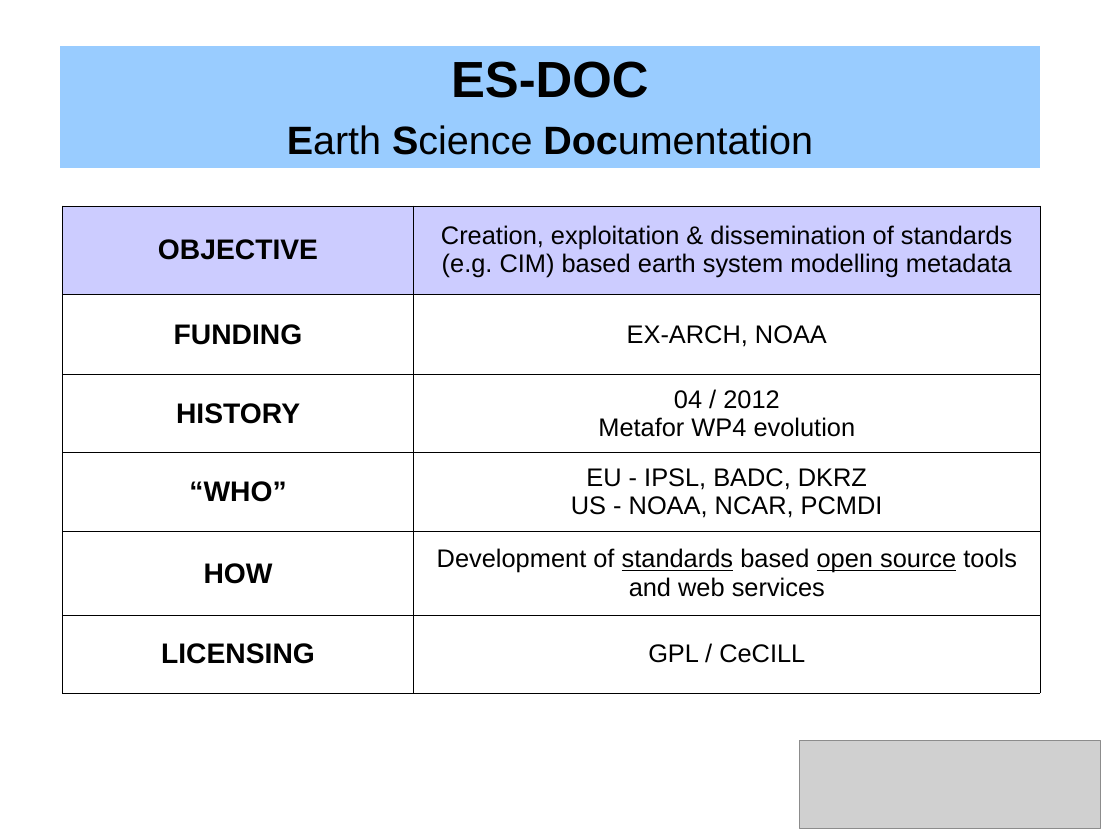
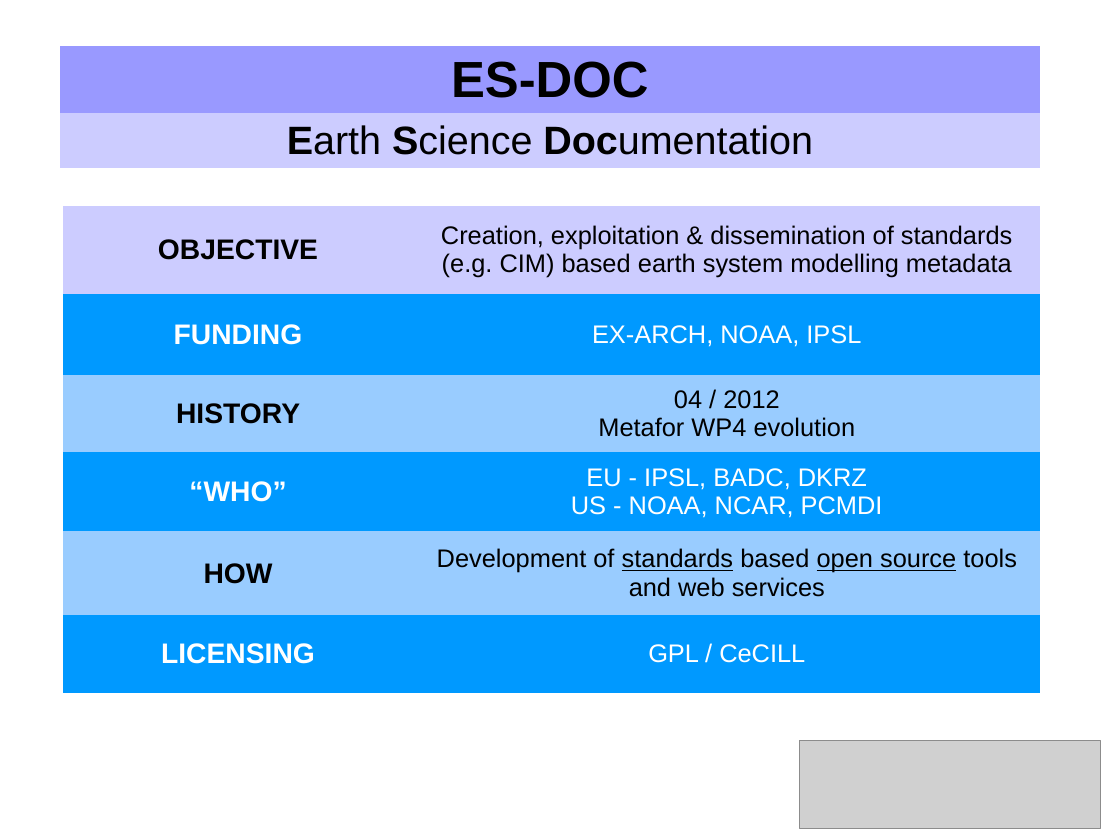
Before and after one commit to ES-DOC/esdoc-docs, a slide deck: slide 2 of presentations/ES-DOC-Introduction.odp. Drawn at 1120x840 pixels with LibreOffice and Linux fonts; fonts in the diff are those of the drawing; grey boxes stand for pictures. Boxes give left, top, right and bottom in pixels: in the first picture for what was removed or moved away, otherwise in the second. Text is boxed around its words. In the diff, an @@ line names an element or a change of style, - is before the commit and + after.

```diff
--- a/presentations/ES-DOC-Introduction.odp
+++ b/presentations/ES-DOC-Introduction.odp
@@ table at [60, 47, 1041, 282] @@
@@ fill #99CCFF to #9999FF in row 1, column 1 @@
@@ fill #99CCFF to #CCCCFF in row 2, column 1 @@
@@ table at [63, 206, 1041, 693] @@
-row 2, column 2: EX-ARCH, NOAA
+row 2, column 2: EX-ARCH, NOAA, IPSL
@@ fill none to #0099FF in 6 cells @@
@@ fill none to #99CCFF in 4 cells @@
@@ text colour #000000 to #FFFFFF in "FUNDING", "“WHO”", "EU - IPSL, BADC, DKRZ", "US - NOAA, NCAR, PCMDI" and 2 more places @@
@@ borders changed @@
```
Also in this commit, not shown: 8 other slides changed, 3 other files.
